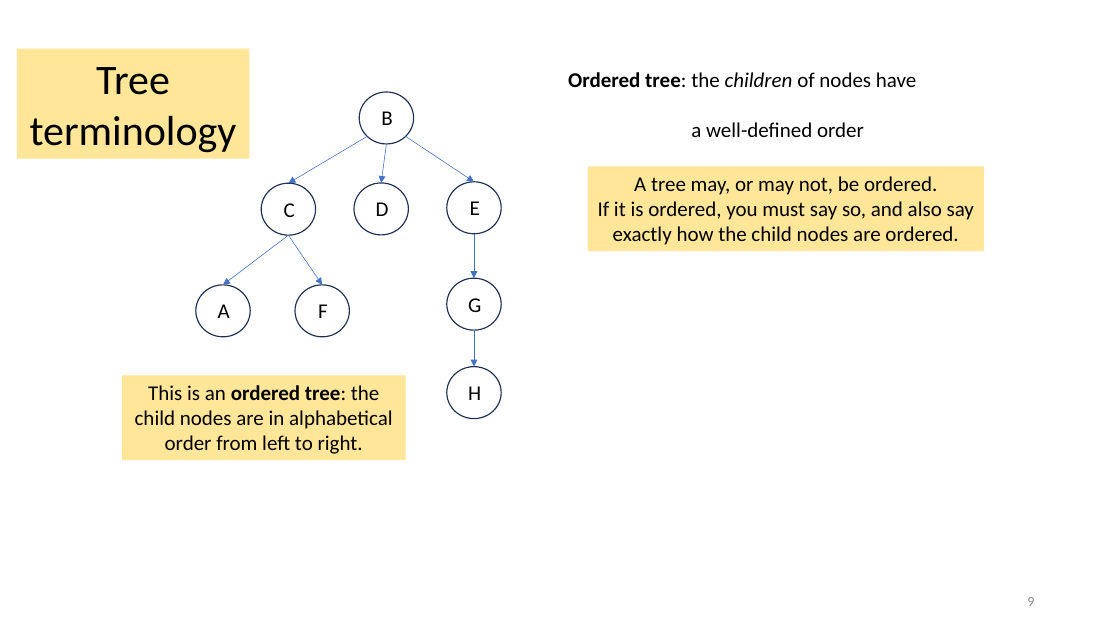
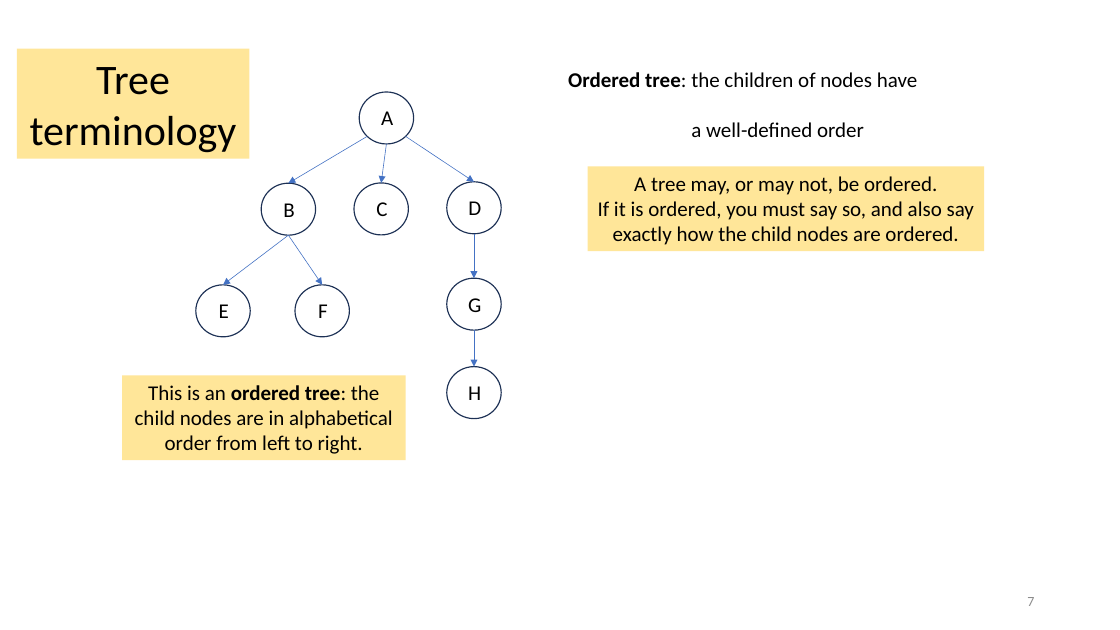
Before and after one commit to vinn03/cmpt225summer2023, a slide deck: slide 7 of lecture_notes/week6/week6_trees.pptx (slide 9 before the commit). Drawn at 1120x630 pixels with LibreOffice and Linux fonts; fonts in the diff are those of the drawing. Boxes give left, top, right and bottom in pixels: in the first picture for what was removed or moved away, otherwise in the second. Text is boxed around its words. In the diff, an @@ line names an element or a change of style, - is before the commit and + after.

```diff
--- a/lecture_notes/week6/week6_trees.pptx
+++ b/lecture_notes/week6/week6_trees.pptx
@@ text at box(568, 72, 917, 87): italic off in "children" @@
@@ text at box(381, 111, 393, 125): text changed @@
-B
+A
@@ text added at box(283, 203, 294, 217), 18 pt, text #000000 @@
+B
@@ text "C": place and size @@
-text "C" at box(284, 203, 295, 217)
+text "C" at box(376, 202, 387, 216)
@@ text "D": place and size @@
-text "D" at box(376, 202, 389, 216)
+text "D" at box(468, 201, 481, 215)
@@ text removed at box(470, 201, 480, 215) @@
-E
@@ text at box(219, 304, 229, 318): text changed @@
-A
+E
@@ page number at box(1027, 597, 1034, 606): text changed @@
-9
+7
```
Also in this commit, not shown: 10 other slides changed, 2 slides removed, 1 other file.
